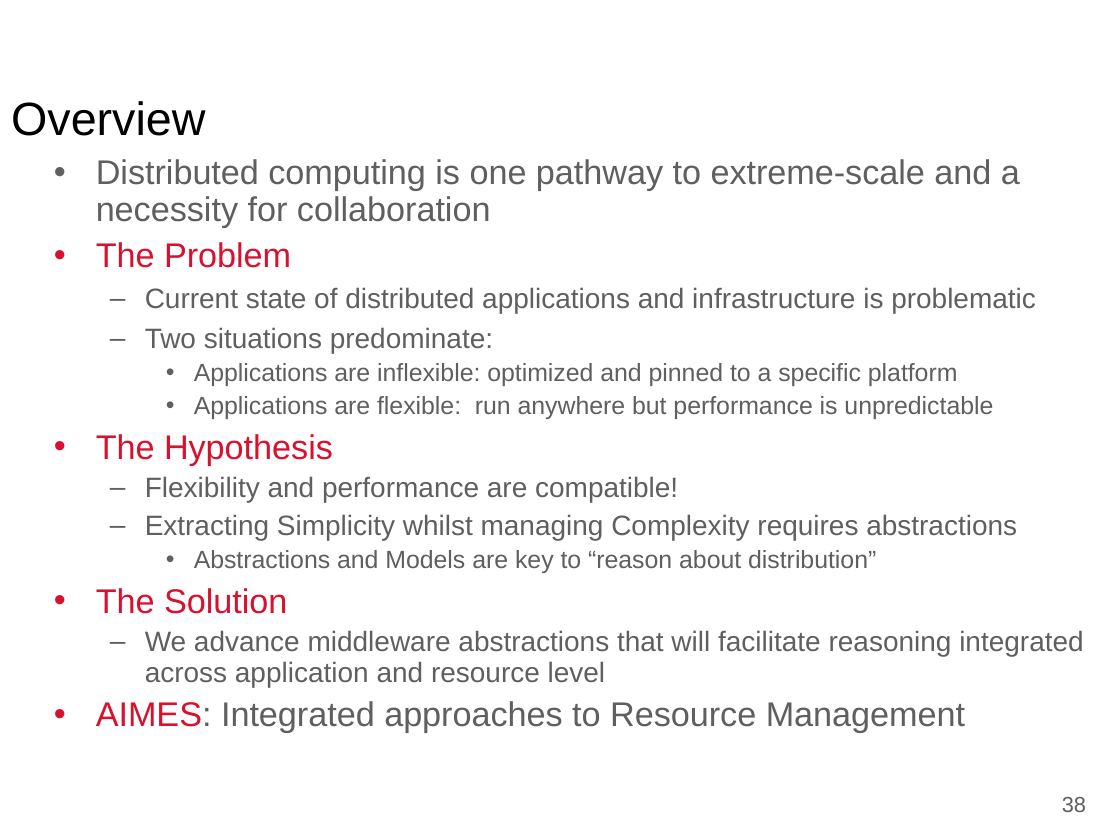
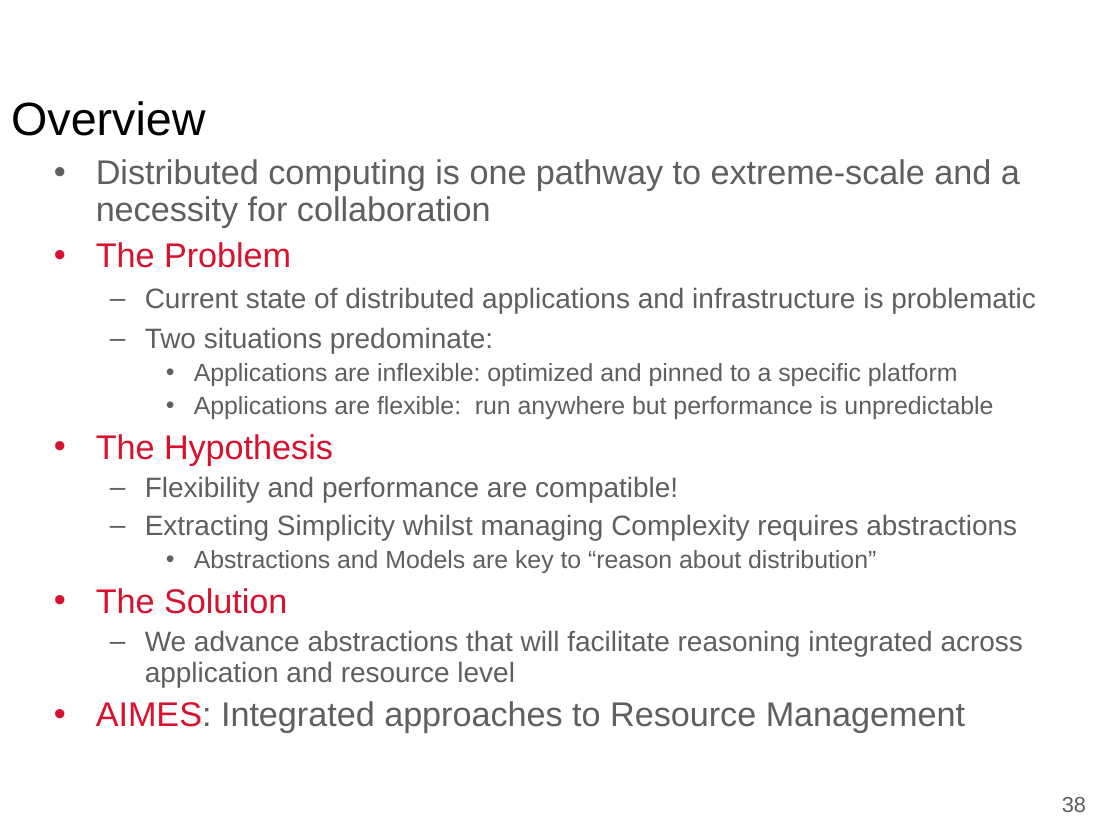
Before and after one commit to saga-project/presentations, a slide deck: slide 38 of bnl-pstar.ppt. Drawn at 1120x840 pixels with LibreOffice and Linux fonts; fonts in the diff are those of the drawing; background and template pictures are left out. Boxes give left, top, right and bottom in pixels: in the first picture for what was removed or moved away, otherwise in the second. Text is boxed around its words. In the diff, an @@ line names an element or a change of style, - is before the commit and + after.

```diff
--- a/bnl-pstar.ppt
+++ b/bnl-pstar.ppt
@@ text at box(145, 630, 1023, 687): text changed @@
-  – We advance middleware abstractions that will facilitate reasoning integrated across application and resource level
+  – We advance abstractions that will facilitate reasoning integrated across application and resource level
```
Also in this commit, not shown: 3 other slides changed, 1 slide added, 1 slide removed.
